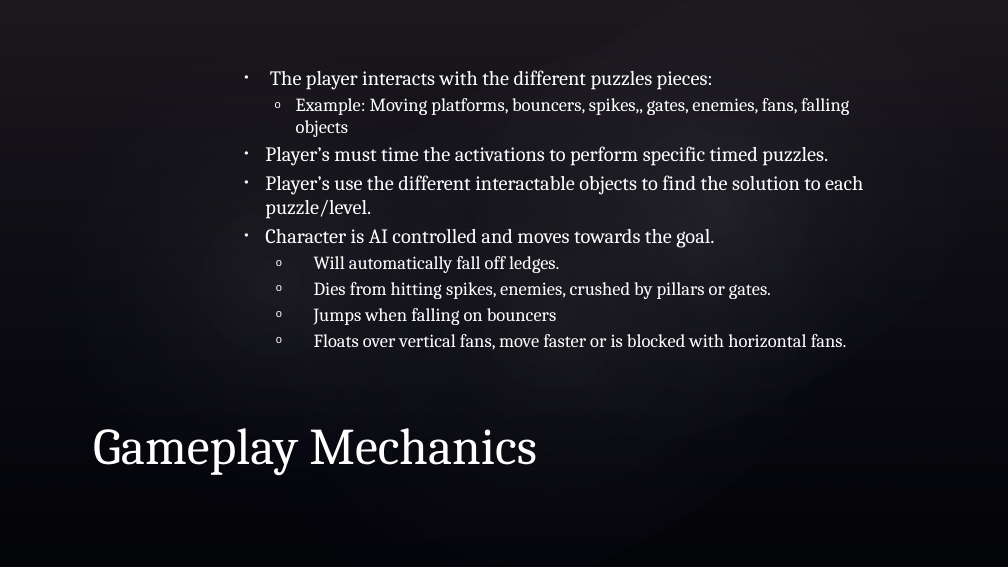
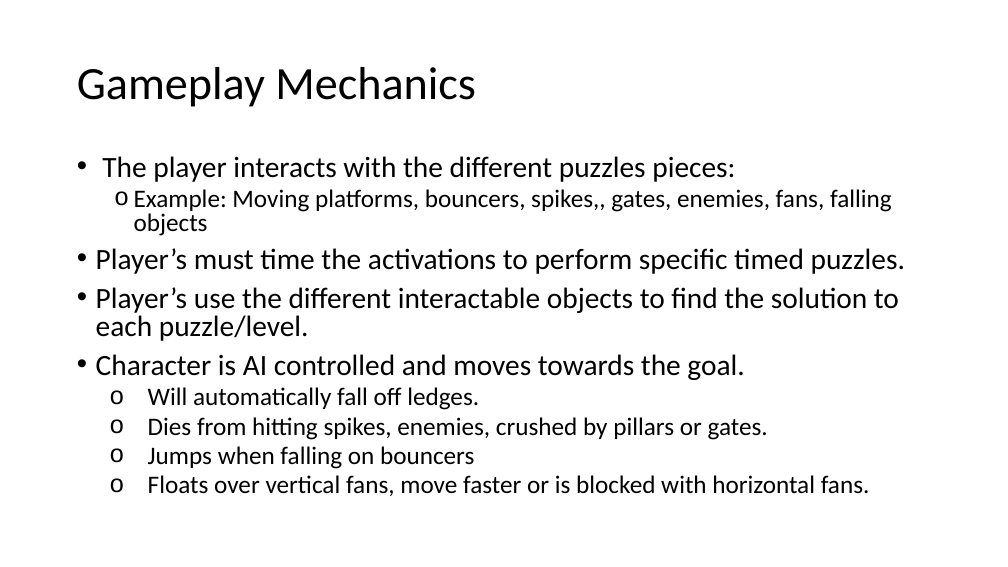
Before and after one commit to symbol24/Project-G-W, a slide deck: slide 4 of Project Game & Watch.pptx. Drawn at 1008x567 pixels with LibreOffice and Linux fonts; fonts in the diff are those of the drawing; background and template pictures are left out. Boxes give left, top, right and bottom in pixels: in the first picture for what was removed or moved away, otherwise in the second. Text is boxed around its words. In the diff, an @@ line names an element or a change of style, - is before the commit and + after.

```diff
--- a/Project Game & Watch.pptx
+++ b/Project Game & Watch.pptx
@@ background picture (left out) to #FFFFFF @@
@@ rectangle removed at (x1=0, y1=0, x2=1008, y2=567) @@
@@ ellipse removed at (x1=0, y1=0, x2=595, y2=567) @@
@@ ellipse removed at (x1=87, y1=0, x2=1008, y2=567) @@
@@ ellipse removed at (x1=311, y1=0, x2=1008, y2=560) @@
@@ title "Gameplay Mechanics" moved from (x1=93, y1=428, x2=536, y2=476) to (x1=77, y1=67, x2=476, y2=107) @@
@@ title "Gameplay Mechanics" at (x1=77, y1=67, x2=476, y2=107): size 49 to 44 pt, font Cambria to Calibri, text colour #FFFFFF to #000000; line spacing 1 to 0.9; vertical alignment bottom to middle @@
@@ text "The player interacts with the ..." moved from (x1=265, y1=70, x2=863, y2=349) to (x1=96, y1=156, x2=905, y2=496) @@
@@ text "The player interacts with the ..." at (x1=96, y1=156, x2=905, y2=496): size 19.4 to 28 pt in "The player interacts with the different puzzles ...", "Player’s must time the activations to perform ...", "Player’s use the different interactable objects to ...", "Character is AI controlled and moves towards ..."; font Cambria to Calibri, text colour #FFFFFF to #000000; size 17.6 to 24 pt in "Example: Moving platforms, bouncers, spikes,, gates, enemies ...", "Will automatically fall off ledges.", "Dies from hitting spikes, enemies, crushed by ...", "Jumps when falling on bouncers" and 1 more places; indent changed; line spacing 1 to 0.8; more space between paragraphs; vertical alignment middle to top @@
```
Also in this commit, not shown: 6 other slides changed, 1 slide added.
